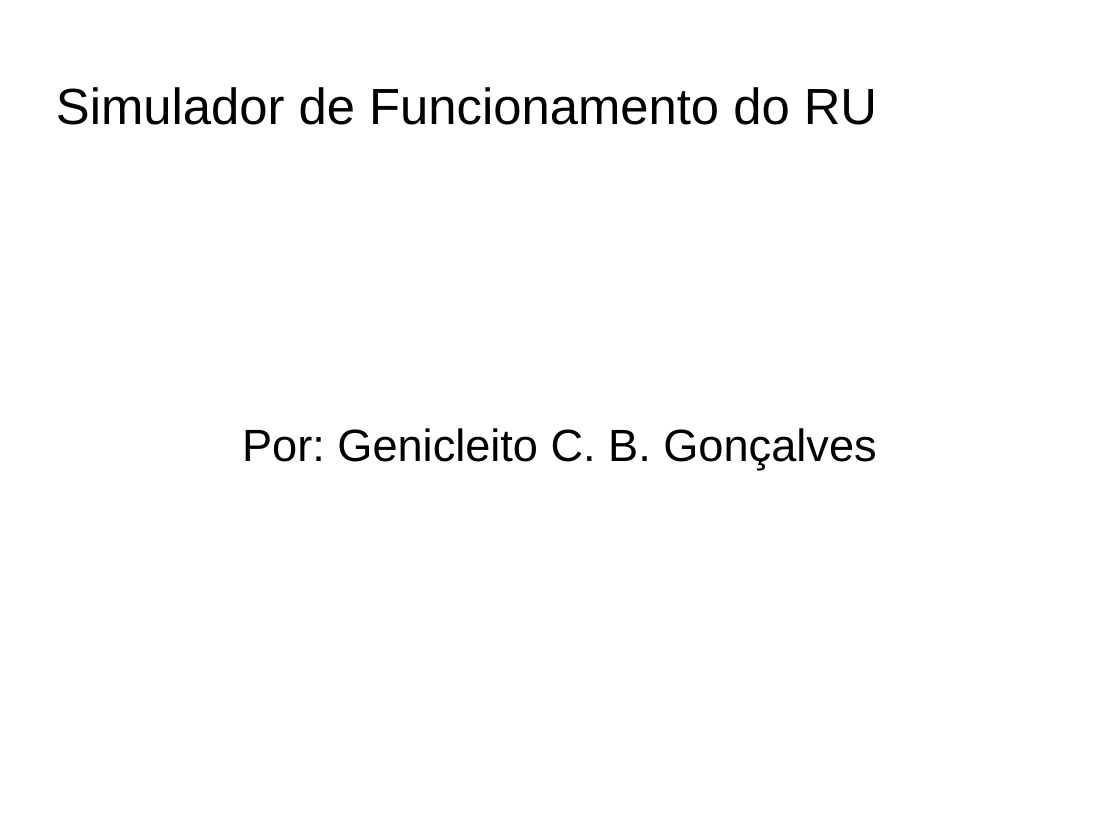
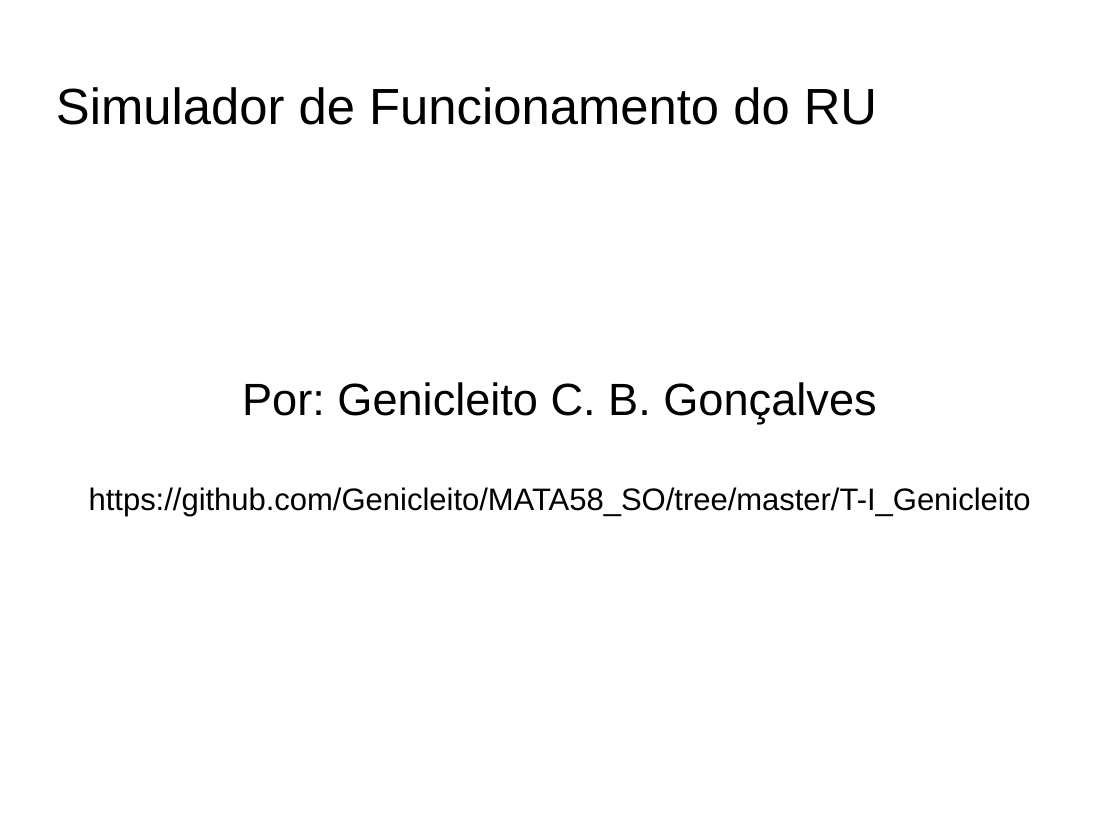
Before and after one commit to FeliipeAC/MATA58_SO, a slide deck: slide 1 of T-I_Genicleito/Apresentação_Genicleito.odp. Drawn at 1120x840 pixels with LibreOffice and Linux fonts; fonts in the diff are those of the drawing; background and template pictures are left out. Boxes give left, top, right and bottom in pixels: in the first picture for what was removed or moved away, otherwise in the second. Text is boxed around its words. In the diff, an @@ line names an element or a change of style, - is before the commit and + after.

```diff
--- a/T-I_Genicleito/Apresentação_Genicleito.odp
+++ b/T-I_Genicleito/Apresentação_Genicleito.odp
@@ subtitle at bbox=[89, 487, 1031, 516]: paragraph added @@
+https://github.com/Genicleito/MATA58_SO/tree/master/T-I_Genicleito
```
Also in this commit, not shown: 5 slides added, 1 slide removed.
